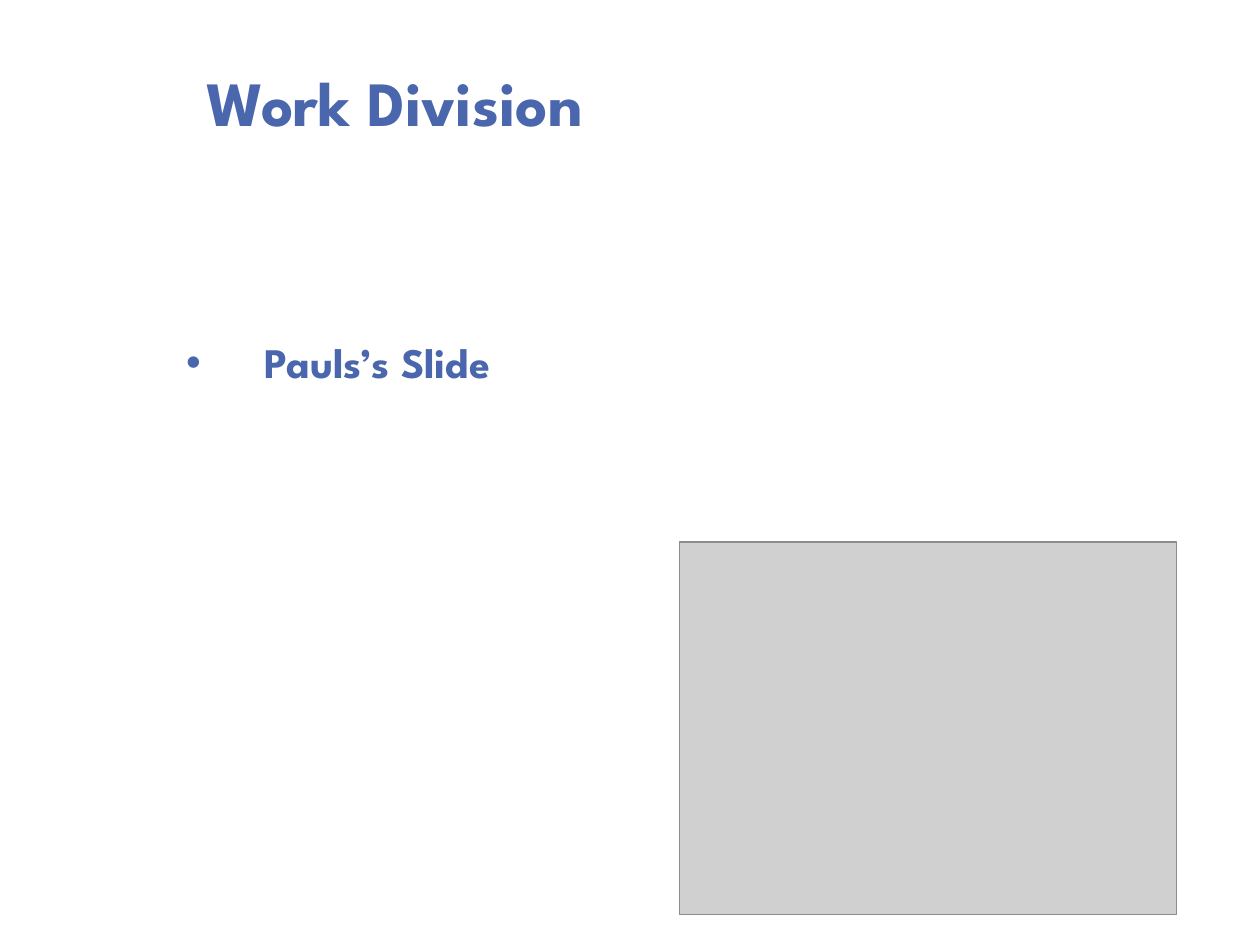
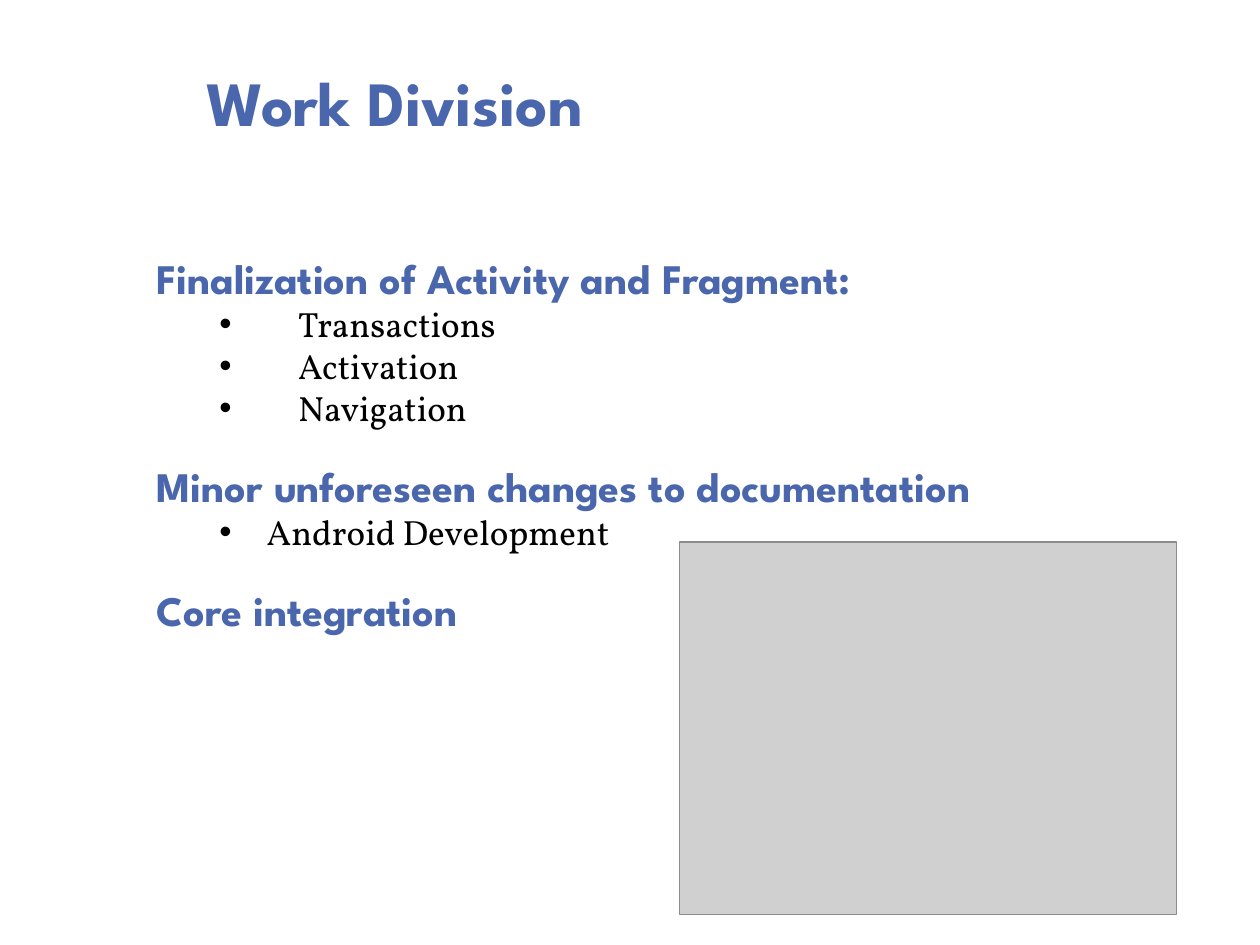
Before and after one commit to psengelke/linphone-android-group-chat, a slide deck: slide 6 of Project Documentation/Demos/Demo 04/Demo 04.pptx. Drawn at 1260x945 pixels with LibreOffice and Linux fonts; fonts in the diff are those of the drawing; grey boxes stand for pictures; background and template pictures are left out. Boxes give left, top, right and bottom in pixels: in the first picture for what was removed or moved away, otherwise in the second. Text is boxed around its words. In the diff, an @@ line names an element or a change of style, - is before the commit and + after.

```diff
--- a/Project Documentation/Demos/Demo 04/Demo 04.pptx
+++ b/Project Documentation/Demos/Demo 04/Demo 04.pptx
@@ text at (156, 264, 970, 635): text changed @@
-• Pauls’s Slide
+Finalization of Activity and Fragment:
+  • Transactions
+  • Activation
+  • Navigation
+Minor unforeseen changes to documentation
+  • Android Development
+Core integration
```
Also in this commit, not shown: 1 other slide changed.
